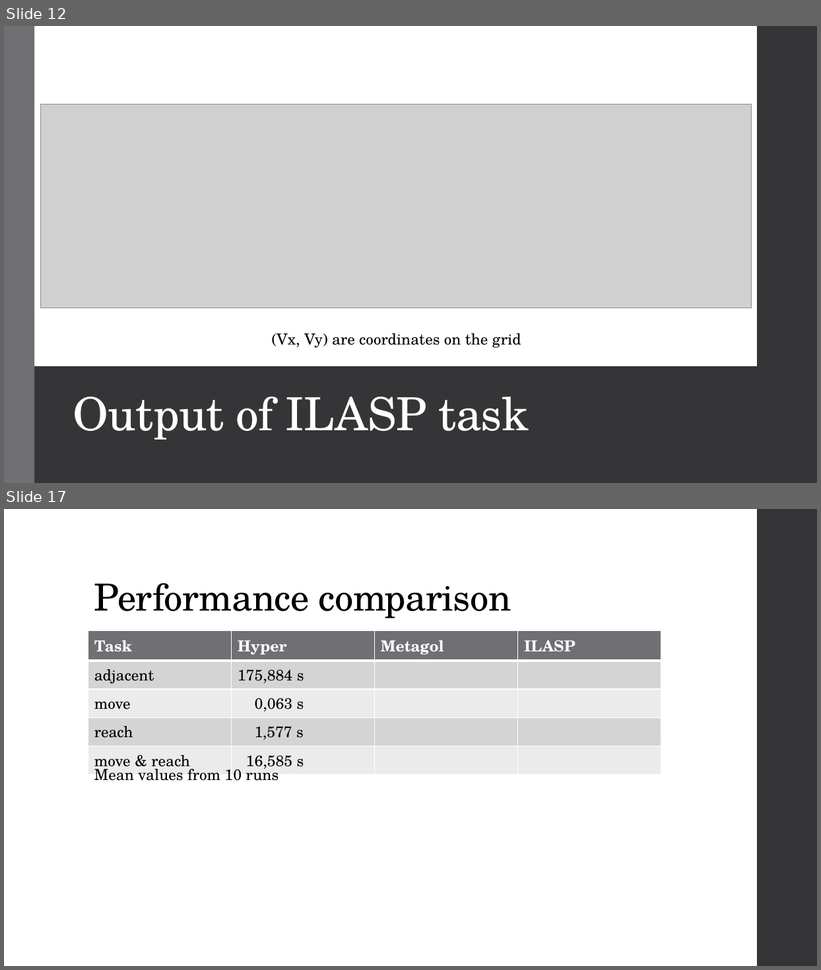
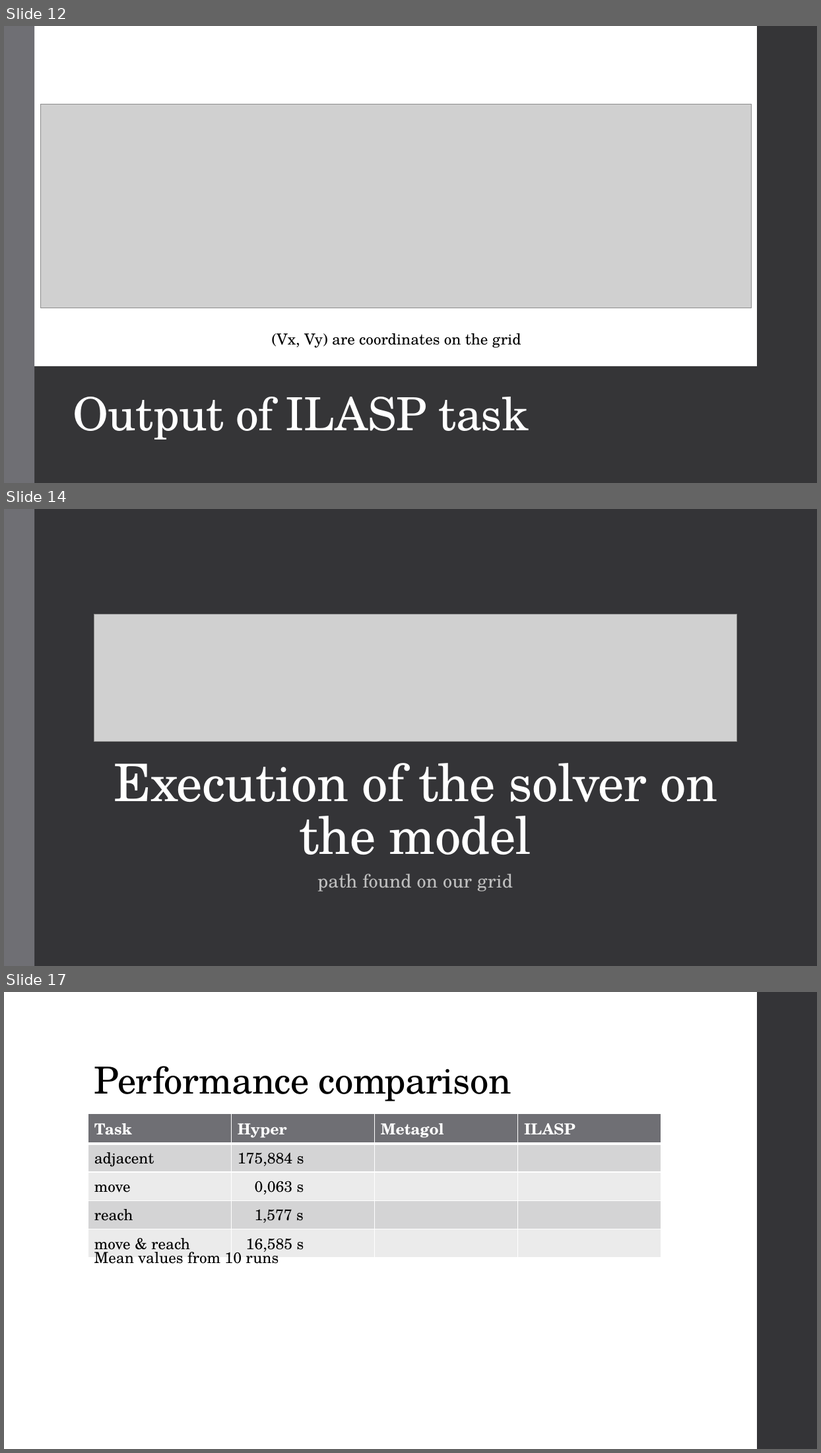
Before and after one commit to Alex-Dell1/ATAI_Maze_Project, a slide deck: ATAI_Presentation ILASP.pptx. Shown one above the other, each under a label of ours: slides 12 and 17 before the commit, slides 12, 14 and 17 after it; the slides between them are not shown. The pictures are 821x970 and 821x1453 pixels, drawn with LibreOffice and Linux fonts; fonts in the diff are those of the drawing; grey boxes stand for pictures. Boxes give left, top, right and bottom in pixels: in the first picture for what was removed or moved away, otherwise in the second. Text is boxed around its words. In the diff, an @@ line names an element or a change of style, - is before the commit and + after.

```diff
--- a/ATAI_Presentation ILASP.pptx
+++ b/ATAI_Presentation ILASP.pptx
@@ slide 14 added at (4,509,817,966), background #353537 @@
@@ rectangle added at (4,509,34,966), fill #6F6F74 @@
@@ picture added at (94,615,737,741) @@
@@ title added at (114,763,718,855), 61.2 pt, text #FFFFFF @@
+Execution of the solver on the model
@@ subtitle added at (318,874,513,892), 22 pt, text #BFBFBF @@
+path found on our grid
```
Also in this commit, not shown: 2 slides changed, 3 other slides added, 4 slides removed, 4 other files.
